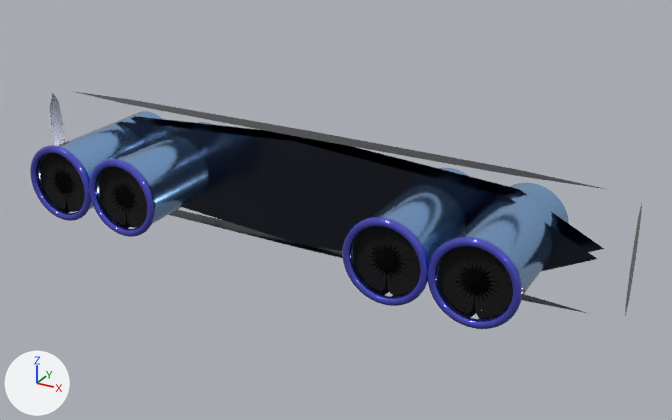
Renders of the glTF model public/models/exterior/exhaust_tips.glb from each side of a commit.
One viewpoint serves both versions: a camera (50 mm lens) standing at (0.561, -0.929, 0.447) and looking at (0.058, -0.015, -0.01). Arrows for +X, +Y and +Z are at lower left; the lights stay in place. The first picture is the older version. Where no turn or scale is listed for an object, it has been applied to the vertices.
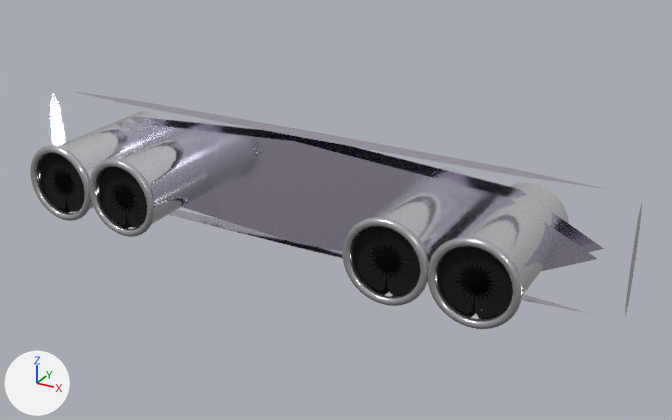
What changed in the scene script:
```text
Change me_mesh_0:
    where me_mesh_0.from_pydata(...)  # 66 vertices, 72 faces; spans x -0.41..0.41, y -0.014..0.014, z -0.075..0.075
    remove me_mesh_0.materials.append(mat_carbon_exhaust_surround)  # black #0f172a
    add me_mesh_0.materials.append(mat_inconel_625_heat_tinted_gold)  # pale blue #d7cee5
Change me_mesh_1:
    where me_mesh_1.from_pydata(...)  # 259 vertices, 384 faces; spans x -0.046..0.046, y -0.09..0.09, z -0.046..0.046
    remove me_mesh_1.materials.append(mat_billet_titanium_heat_tinted)  # blue #93c5fd
    add me_mesh_1.materials.append(mat_pbr_cnc_milled_deck)  # white #f3f6f9
Change me_mesh_3:
    where me_mesh_3.from_pydata(...)  # 3169 vertices, 6144 faces; spans x -0.0507..0.0508, y -0.0049..0.0049, z -0.0507..0.0507
    remove me_mesh_3.materials.append(mat_titanium_flame_tip_tint)  # blue #6366f1
    add me_mesh_3.materials.append(mat_ti_6al_4v_aerospace_titanium)  # light grey #d3d4d8
Change me_mesh_4:
    where me_mesh_4.from_pydata(...)  # 259 vertices, 384 faces; spans x -0.046..0.046, y -0.09..0.09, z -0.046..0.046
    remove me_mesh_4.materials.append(mat_billet_titanium_heat_tinted)  # blue #93c5fd
    add me_mesh_4.materials.append(mat_pbr_cnc_milled_deck)  # white #f3f6f9
Change me_mesh_6:
    where me_mesh_6.from_pydata(...)  # 3169 vertices, 6144 faces; spans x -0.0507..0.0508, y -0.0049..0.0049, z -0.0507..0.0507
    remove me_mesh_6.materials.append(mat_titanium_flame_tip_tint)  # blue #6366f1
    add me_mesh_6.materials.append(mat_ti_6al_4v_aerospace_titanium)  # light grey #d3d4d8
Change me_mesh_7:
    where me_mesh_7.from_pydata(...)  # 259 vertices, 384 faces; spans x -0.046..0.046, y -0.09..0.09, z -0.046..0.046
    remove me_mesh_7.materials.append(mat_billet_titanium_heat_tinted)  # blue #93c5fd
    add me_mesh_7.materials.append(mat_pbr_cnc_milled_deck)  # white #f3f6f9
Change me_mesh_9:
    where me_mesh_9.from_pydata(...)  # 3169 vertices, 6144 faces; spans x -0.0507..0.0508, y -0.0049..0.0049, z -0.0507..0.0507
    remove me_mesh_9.materials.append(mat_titanium_flame_tip_tint)  # blue #6366f1
    add me_mesh_9.materials.append(mat_ti_6al_4v_aerospace_titanium)  # light grey #d3d4d8
Change me_mesh_10:
    where me_mesh_10.from_pydata(...)  # 259 vertices, 384 faces; spans x -0.046..0.046, y -0.09..0.09, z -0.046..0.046
    remove me_mesh_10.materials.append(mat_billet_titanium_heat_tinted)  # blue #93c5fd
    add me_mesh_10.materials.append(mat_pbr_cnc_milled_deck)  # white #f3f6f9
Change me_mesh_12:
    where me_mesh_12.from_pydata(...)  # 3169 vertices, 6144 faces; spans x -0.0507..0.0508, y -0.0049..0.0049, z -0.0507..0.0507
    remove me_mesh_12.materials.append(mat_titanium_flame_tip_tint)  # blue #6366f1
    add me_mesh_12.materials.append(mat_ti_6al_4v_aerospace_titanium)  # light grey #d3d4d8
```

Boxes (x1, y1, x2, y2) around the edits, measured in the pictures (672 x 420 px):
'Mesh_0', recoloured (black to pale blue)
    both: (50, 92, 642, 313)
'Mesh_10', recoloured (blue to white)
    both: (437, 183, 569, 319)
'Mesh_4', recoloured (blue to white)
    both: (97, 122, 213, 229)
'Mesh_7', recoloured (blue to white)
    both: (351, 168, 469, 297)
'Mesh_12', recoloured (blue to light grey)
    both: (427, 237, 522, 329)
'Mesh_1', recoloured (blue to white)
    both: (38, 111, 162, 213)
'Mesh_9', recoloured (blue to light grey)
    both: (342, 217, 429, 306)
'Mesh_6', recoloured (blue to light grey)
    both: (89, 159, 155, 237)
'Mesh_3', recoloured (blue to light grey)
    both: (30, 145, 92, 221)
